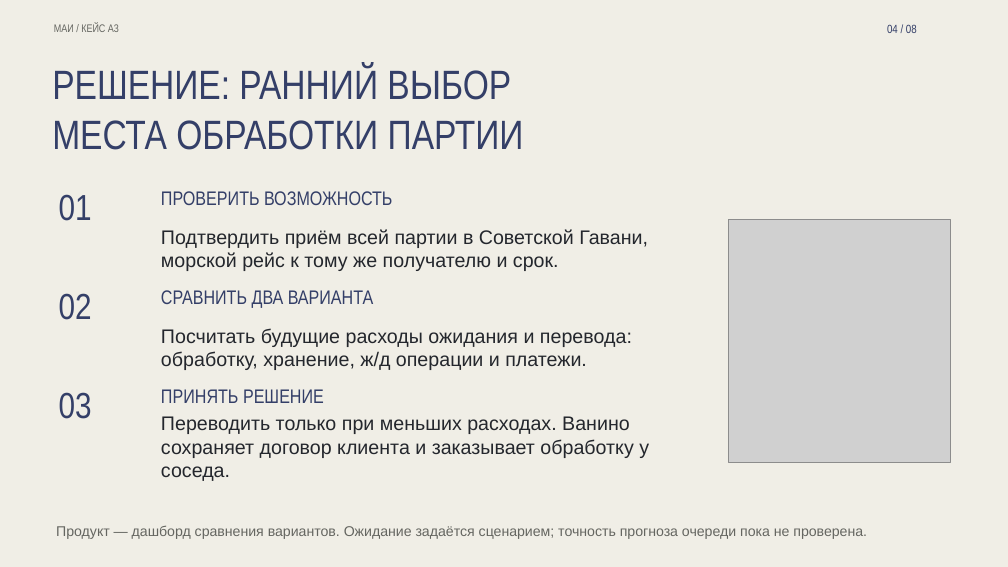
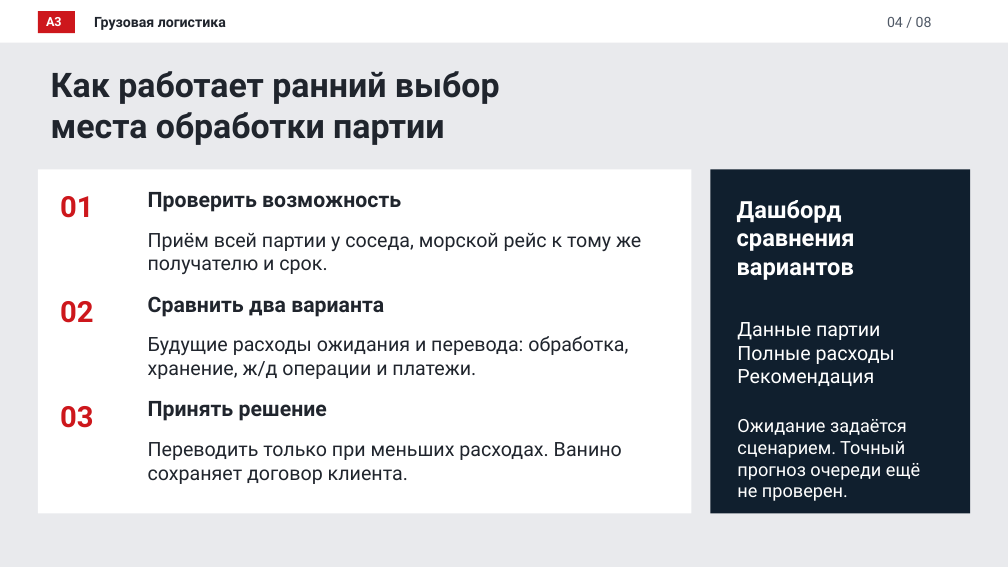
Before and after one commit to iszenzi/case-championship-hackathon-3-case, a slide deck: slide 4 of presentation/Vanino_Object_Motion.pptx. Drawn at 1008x567 pixels with LibreOffice and Linux fonts; fonts in the diff are those of the drawing; grey boxes stand for pictures. Boxes give left, top, right and bottom in pixels: in the first picture for what was removed or moved away, otherwise in the second. Text is boxed around its words. In the diff, an @@ line names an element or a change of style, - is before the commit and + after.

Commit message:
Оформить презентацию в палитре финального дашборда

```diff
--- a/presentation/Vanino_Object_Motion.pptx
+++ b/presentation/Vanino_Object_Motion.pptx
@@ background #F0EEE6 to #E9EAED @@
@@ rectangle added at (0, 0, 1008, 42), fill #FFFFFF @@
@@ rectangle added at (38, 11, 75, 33), fill #CD171C @@
@@ text added at (46, 17, 62, 26), 12 pt, text #FFFFFF, bold @@
+А3
@@ text removed at (54, 24, 119, 32) @@
-МАИ / КЕЙС A3
@@ text added at (94, 17, 226, 30), 13.5 pt, text #20252D, bold @@
+Грузовая логистика
@@ text "04 / 08": place and size @@
-text "04 / 08" at (887, 25, 917, 33)
+text "04 / 08" at (887, 17, 932, 27)
@@ text "04 / 08" at (887, 17, 932, 27): size 11.2 to 13.5 pt, font Arial Narrow to Roboto, text colour #343F68 to #505966 @@
@@ text at (51, 71, 500, 145): text changed; size 39 to 32.2 pt; font Arial Narrow to Roboto; text colour #343F68 to #20252D; bold on @@
-МЕСТА ОБРАБОТКИ ПАРТИИ
+Как работает ранний выбор
+места обработки партии
@@ text removed at (52, 65, 511, 100) @@
-РЕШЕНИЕ: РАННИЙ ВЫБОР
@@ rectangle added at (38, 169, 692, 513), fill #FFFFFF @@
@@ rectangle added at (711, 169, 971, 513), fill #101F2E @@
@@ text at (148, 192, 401, 212): text changed; size 18.8 to 20.2 pt; font Arial Narrow to Roboto; text colour #343F68 to #20252D; bold on @@
-ПРОВЕРИТЬ ВОЗМОЖНОСТЬ
+Проверить возможность
@@ text added at (737, 200, 855, 280), 22.5 pt, text #FFFFFF, bold @@
+Дашборд
+сравнения вариантов
@@ text at (148, 233, 641, 274): text changed; font Arial to Roboto; text colour #24272D to #20252D @@
-Подтвердить приём всей партии в Советской Гавани, морской рейс к тому же получателю и срок.
+Приём всей партии у соседа, морской рейс к тому же получателю и срок.
@@ picture removed at (729, 219, 951, 462) @@
@@ text "02": place and size @@
-text "02" at (59, 293, 92, 320)
+text "02" at (60, 301, 93, 323)
@@ text at (148, 296, 384, 317): text changed; size 18.8 to 20.2 pt; font Arial Narrow to Roboto; text colour #343F68 to #20252D; bold on @@
-СРАВНИТЬ ДВА ВАРИАНТА
+Сравнить два варианта
@@ text added at (737, 322, 895, 386), 18.8 pt, text #FFFFFF @@
+Данные партии
+Полные расходы
+Рекомендация
@@ text at (148, 336, 628, 379): text changed; font Arial to Roboto; text colour #24272D to #20252D @@
-Посчитать будущие расходы ожидания и перевода: обработку, хранение, ж/д операции и платежи.
+Будущие расходы ожидания и перевода: обработка, хранение, ж/д операции и платежи.
@@ size 34.5 to 27.8 pt, font Arial Narrow to Roboto, text colour #343F68 to #CD171C, bold on in 3 elements at (60, 196, 93, 218), (60, 301, 93, 323), (60, 406, 93, 428) @@
@@ text "03": place and size @@
-text "03" at (59, 392, 92, 419)
+text "03" at (60, 406, 93, 428)
@@ text at (148, 401, 327, 421): text changed; size 18.8 to 20.2 pt; font Arial Narrow to Roboto; text colour #343F68 to #20252D; bold on @@
-ПРИНЯТЬ РЕШЕНИЕ
+Принять решение
@@ text added at (737, 419, 920, 501), 17.2 pt, text #FFFFFF @@
+Ожидание задаётся сценарием. Точный прогноз очереди ещё не проверен.
@@ text at (148, 442, 622, 484): text changed; font Arial to Roboto; text colour #24272D to #20252D @@
-Переводить только при меньших расходах. Ванино сохраняет договор клиента и заказывает обработку у соседа.
+Переводить только при меньших расходах. Ванино сохраняет договор клиента.
@@ text removed at (56, 525, 867, 539) @@
-Продукт — дашборд сравнения вариантов. Ожидание задаётся сценарием; точность прогноза очереди пока не проверена.
```
Also in this commit, not shown: 6 other slides changed, 1 slide added, 1 slide removed, 12 other files.
